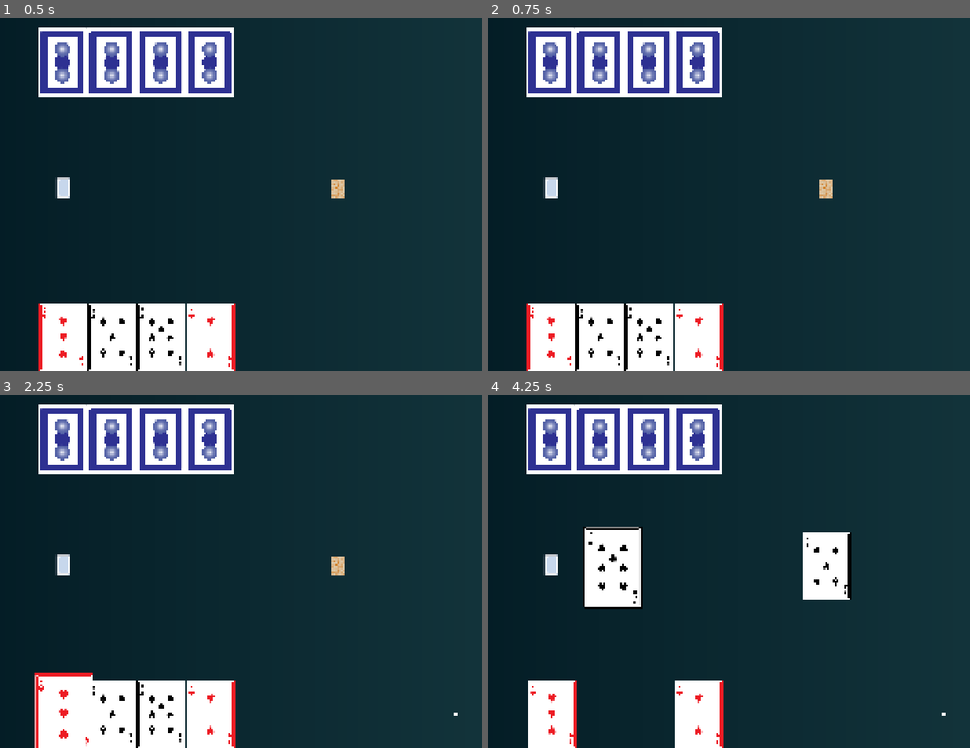
Above: before the commit, frames 1-4 (two rows, left to right).
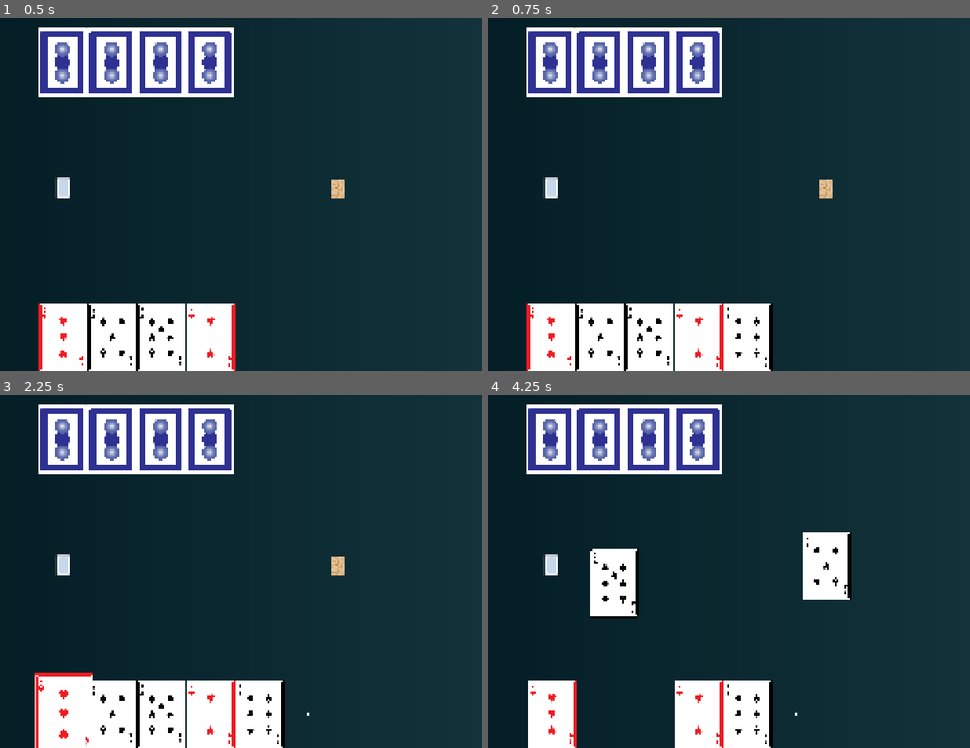
Above: after the commit, the same moments.

Repository: nmanteiga/BrinQo-Quantum-GameJam
Game: Godot game, scene res://scenes/table/table.tscn
The game is run twice, just before and just after one commit, with the same random seed, the same clock (stepped at 60 frames per second) and the same inputs.
Inputs (mouse positions are in pixels of both pictures, inside the frame that each line leads up to):
- Up to frame 1 (0.5 s): no input
- Up to frame 2 (0.75 s): tap Enter at 0.5 s; drag from (550, 187) to (825, 190) at 0.52 s
- Up to frame 3 (2.25 s): tap Space at 1.25 s; drag from (337, 567) to (62, 564) at 1.27 s; tap Enter at 2 s; move the mouse to (62, 712) at 2.02 s; click (62, 712) at 2.17 s
- Up to frame 4 (4.25 s): tap Space at 2.75 s; drag from (598, 712) to (825, 567) at 2.77 s; drag from (651, 712) to (613, 567) at 3.52 s

Frame 1 is identical in both runs. In frame 2, 2.0% of the frame differs, in the area x 48-60%, y 80-100%; in frame 3, 2.0%; in frame 4, 3.8%, in the area x 19-95%, y 37-100%.

Commit message:
Pila de descartes + Descartar

Diff:
--- a/scenes/cards/card.gd
+++ b/scenes/cards/card.gd
@@ -14,6 +14,7 @@
 @export var value : int = 0
 @export var face_up : bool = false
 var controlled_by_player : int = 0 #0 no es de ningun jugador, 1 primer jugador, 2 segundo jugador
+var slot_index : int = 0 # Position index in hand
 
 @onready var sprite = $Sprite2D
 
--- a/scenes/table/table.gd
+++ b/scenes/table/table.gd
@@ -6,9 +6,13 @@
 @onready var mazo : Array[int]
 var cartas_en_mano_jugador = 0
 var cartas_en_mano_rival = 0
+var slots_jugador = {} # Dictionary to track which slots have cards
+var slots_rival = {} # Dictionary to track which slots have cards
 var carta_en_movimiento
 var carta_hovered #variable para evitar que se resalten otras cartas mientras pasamos una agarrada por encima
 var screen_size
+var cartas_en_descartes1 = []
+var cartas_en_descartes2 = []
 
 func _ready():
 	await get_tree().process_frame
@@ -34,21 +38,31 @@
 func repartir_mano_inicial():
 	cartas_en_mano_jugador = 0
 	cartas_en_mano_rival = 0
+	slots_jugador.clear()
+	slots_rival.clear()
 	for i in range(4):
-		crear_carta_normal(pos_jugador, 1, i)
+		crear_carta_normal(pos_jugador, 1)
 	for i in range(4):
-		crear_carta_normal(pos_rival, 2, i)
+		crear_carta_normal(pos_rival, 2)
 
-func crear_carta_normal(marker: Marker2D, es_jugador: int, indice_posicion: int):
+func crear_carta_normal(marker: Marker2D, es_jugador: int):
 	if card_scene == null:
 		return
 
 	var nueva_carta = card_scene.instantiate()
 	add_child(nueva_carta)
 
+	# Find first free slot
+	var slots_dict = slots_jugador if es_jugador == 1 else slots_rival
+	var indice_posicion = 0
+	while slots_dict.has(indice_posicion):
+		indice_posicion += 1
+
 	nueva_carta.setup_card(mazo.pop_back(), es_jugador)
+	nueva_carta.slot_index = indice_posicion
+	slots_dict[indice_posicion] = nueva_carta
 	colocar_carta(nueva_carta, marker, indice_posicion)
-	if es_jugador: cartas_en_mano_jugador += 1
+	if es_jugador == 1: cartas_en_mano_jugador += 1
 	else: cartas_en_mano_rival += 1
 
 func robar_carta_cuantica(es_jugador: bool):
@@ -87,6 +101,18 @@
 			return collider
 	return null
 
+func check_slot_carta():
+	var space_state = get_world_2d().direct_space_state
+	var parameters = PhysicsPointQueryParameters2D.new()
+	parameters.position = get_global_mouse_position()
+	parameters.collide_with_areas = true
+	parameters.collision_mask = 2
+	var result = space_state.intersect_point(parameters)
+	if result.size() > 0:
+		var collider = result[0].collider
+		return collider
+	return null
+
 func connect_card_signals(carta):
 	#recibe las señales de las cartas al detectar ser hovereadas
 	carta.connect("hovered", on_hovered_over_card)
@@ -98,12 +124,13 @@
 		highlight_card(carta, true)
 
 func on_hovered_off_card(carta):
-	highlight_card(carta, false)
-	var nuevo_hover = check_carta()
-	if nuevo_hover:
-		highlight_card(nuevo_hover, true)
-	else:
-		carta_hovered = false
+	if !carta_en_movimiento:
+		highlight_card(carta, false)
+		var nuevo_hover = check_carta()
+		if nuevo_hover:
+			highlight_card(nuevo_hover, true)
+		else:
+			carta_hovered = false
 
 func highlight_card(carta, hovered):
 	if hovered:
@@ -117,13 +144,37 @@
 func _input(event):
 	if event is InputEventMouseButton and event.button_index == MOUSE_BUTTON_LEFT:
 		if event.is_pressed():
-			print("Left click")
 			var carta = check_carta()
 			if carta and carta.controlled_by_player == 1:
-				carta_en_movimiento = carta
+				start_drag(carta)
 		else:
-			carta_en_movimiento = null
+			finish_drag()
 
+func start_drag(carta):
+	carta_en_movimiento = carta
+	carta.scale = carta.base_scale * 1.2
+
+func finish_drag():
+	if carta_en_movimiento:
+		carta_en_movimiento.scale = carta_en_movimiento.base_scale
+		var zona_descartes = check_slot_carta()
+		if zona_descartes:
+			#Por ahora solo creé una zona de descartes
+			#Posteriormente habría que manejar la lógica de detectar en que pila se está dejando la carta
+			cartas_en_descartes1.append(carta_en_movimiento)
+			if cartas_en_descartes1.size() >2:
+				var carta_vieja = cartas_en_descartes1.pop_front()
+				carta_vieja.queue_free()
+			carta_en_movimiento.global_position = zona_descartes.global_position
+			carta_en_movimiento.get_node("CollisionShape2D").disabled = true
+			#Se determina en funcion del propietario de la carta que hueco de la mano queda libre
+			var slots_actual = slots_jugador if carta_en_movimiento.controlled_by_player == 1 else slots_rival
+			slots_actual.erase(carta_en_movimiento.slot_index)
+			if carta_en_movimiento.controlled_by_player == 1:
+				cartas_en_mano_jugador -= 1
+			else:
+				cartas_en_mano_rival -= 1
+		carta_en_movimiento = null
 
 func _on_mazo_especial_input_event(viewport, event, shape_idx):
 	if event is InputEventMouseButton and event.pressed and event.button_index == MOUSE_BUTTON_LEFT:
@@ -131,4 +182,5 @@
 
 
 func _on_mazo_normal_input_event(viewport, event, shape_idx):
-	pass # Replace with function body.
+	if event is InputEventMouseButton and event.pressed and event.button_index == MOUSE_BUTTON_LEFT:
+		crear_carta_normal(pos_jugador, 1)
--- a/scenes/table/table.tscn
+++ b/scenes/table/table.tscn
@@ -18,7 +18,22 @@
 [sub_resource type="RectangleShape2D" id="RectangleShape2D_vd5qv"]
 size = Vector2(40, 58)
 
+[sub_resource type="GDScript" id="GDScript_wpgb8"]
+script/source = "extends Node2D
+
+
+# Called when the node enters the scene tree for the first time.
+func _ready() -> void:
+	pass # Replace with function body.
+
+
+# Called every frame. 'delta' is the elapsed time since the previous frame.
+func _process(delta: float) -> void:
+	pass
+"
+
 [sub_resource type="RectangleShape2D" id="RectangleShape2D_wpgb8"]
+size = Vector2(192, 256)
 
 [node name="table" type="Node2D" unique_id=719587053]
 script = ExtResource("1_wpgb8")
@@ -44,9 +59,11 @@
 position = Vector2(636, 136)
 
 [node name="zonaJuego_p1" type="Marker2D" parent="." unique_id=1282993710]
+visible = false
 position = Vector2(1220, 529)
 
 [node name="zonaJuego_p2" type="Marker2D" parent="." unique_id=1385558279]
+visible = false
 position = Vector2(900, 529)
 
 [node name="mazoNormal" type="Area2D" parent="." unique_id=204766976]
@@ -74,9 +91,12 @@
 shape = SubResource("RectangleShape2D_vd5qv")
 
 [node name="Descartes1" type="Node2D" parent="." unique_id=1941461803]
-position = Vector2(829, 529)
+position = Vector2(832, 576)
+script = SubResource("GDScript_wpgb8")
 
 [node name="Area2D" type="Area2D" parent="Descartes1" unique_id=343982799]
+collision_layer = 2
+collision_mask = 2
 
 [node name="CollisionShape2D" type="CollisionShape2D" parent="Descartes1/Area2D" unique_id=998354146]
 shape = SubResource("RectangleShape2D_wpgb8")
